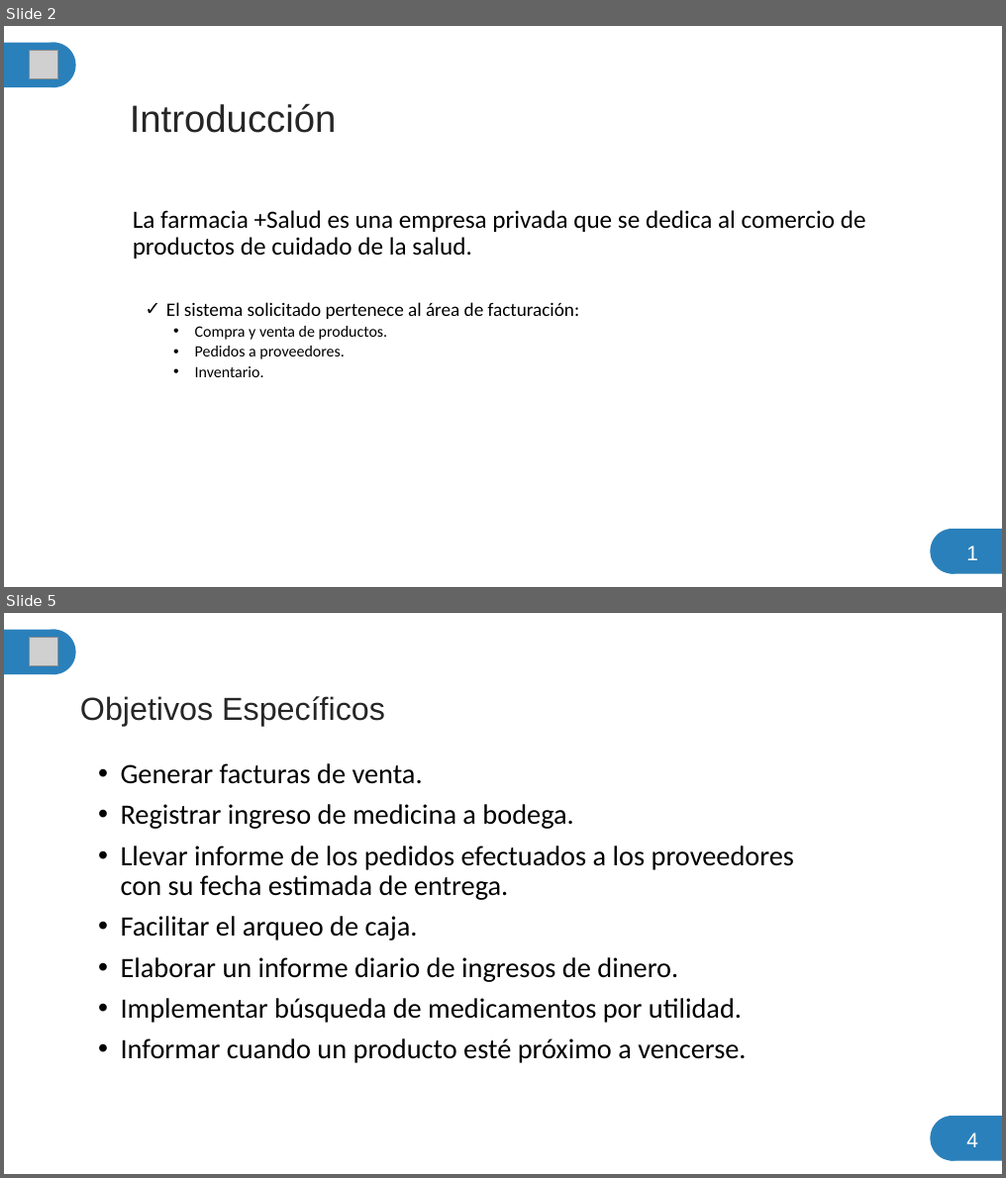
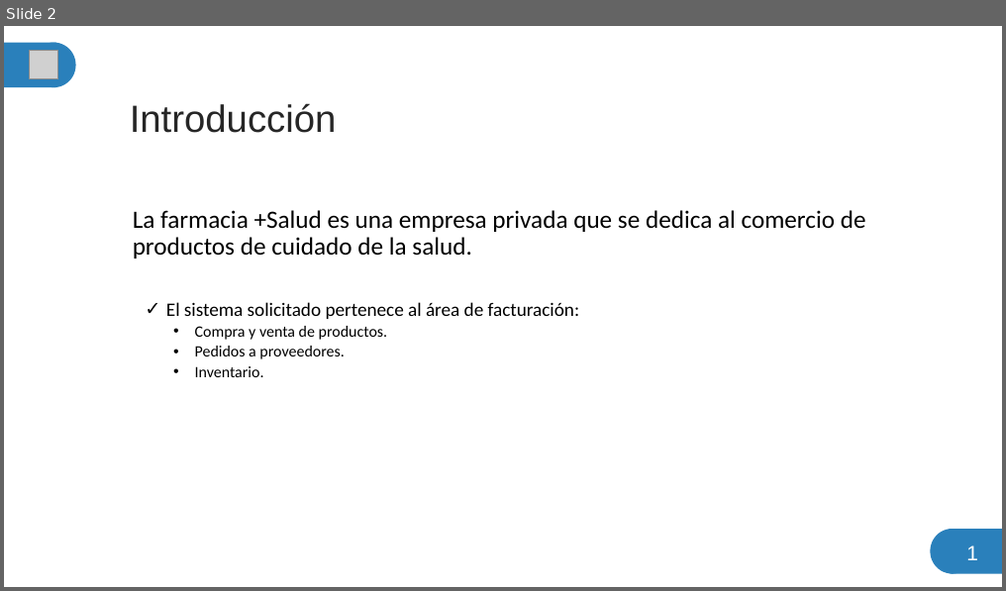
Before and after one commit to scarktt/Farmacia-Salud, a slide deck: Documentation/PresentacionProyecto.pptx. Shown one above the other, each under a label of ours: slides 2 and 5 before the commit, slide 2 after it; the slides between them are not shown. The pictures are 1006x1178 and 1006x591 pixels, drawn with LibreOffice and Linux fonts; fonts in the diff are those of the drawing; grey boxes stand for pictures. Boxes give left, top, right and bottom in pixels: in the first picture for what was removed or moved away, otherwise in the second. Text is boxed around its words. In the diff, an @@ line names an element or a change of style, - is before the commit and + after.

```diff
--- a/Documentation/PresentacionProyecto.pptx
+++ b/Documentation/PresentacionProyecto.pptx
@@ slide 5 removed at (4,613,1002,1174), background #FFFFFF @@
@@ rectangle removed at (4,630,56,674) @@
@@ picture removed at (30,638,58,666) @@
@@ ellipse removed at (32,630,76,674) @@
@@ title removed at (80,696,385,726) @@
-Objetivos Específicos
@@ subtitle removed at (121,763,794,1063) @@
-• Generar facturas de venta.
-• Registrar ingreso de medicina a bodega.
-• Llevar informe de los pedidos efectuados a los proveedores con su fecha estimada de entrega.
-• Facilitar el arqueo de caja.
-• Elaborar un informe diario de ingresos de dinero.
-• Implementar búsqueda de medicamentos por utilidad.
-• Informar cuando un producto esté próximo a vencerse.
@@ ellipse removed at (930,1116,974,1161) @@
@@ rectangle removed at (950,1116,1002,1161) @@
@@ text removed at (966,1133,978,1148) @@
-4
```
Also in this commit, not shown: 4 slides changed, 21 slides added, 1 other file.
